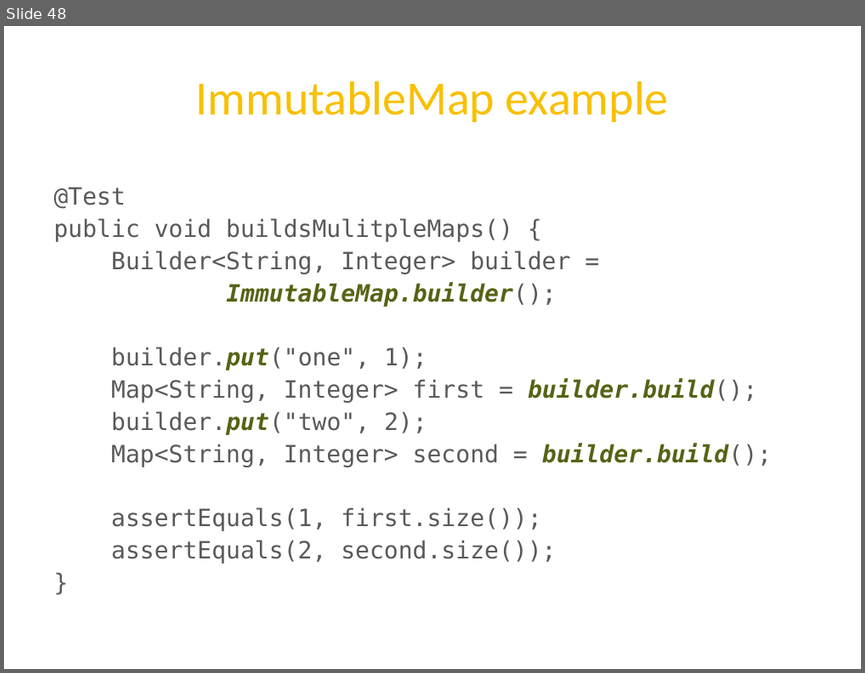
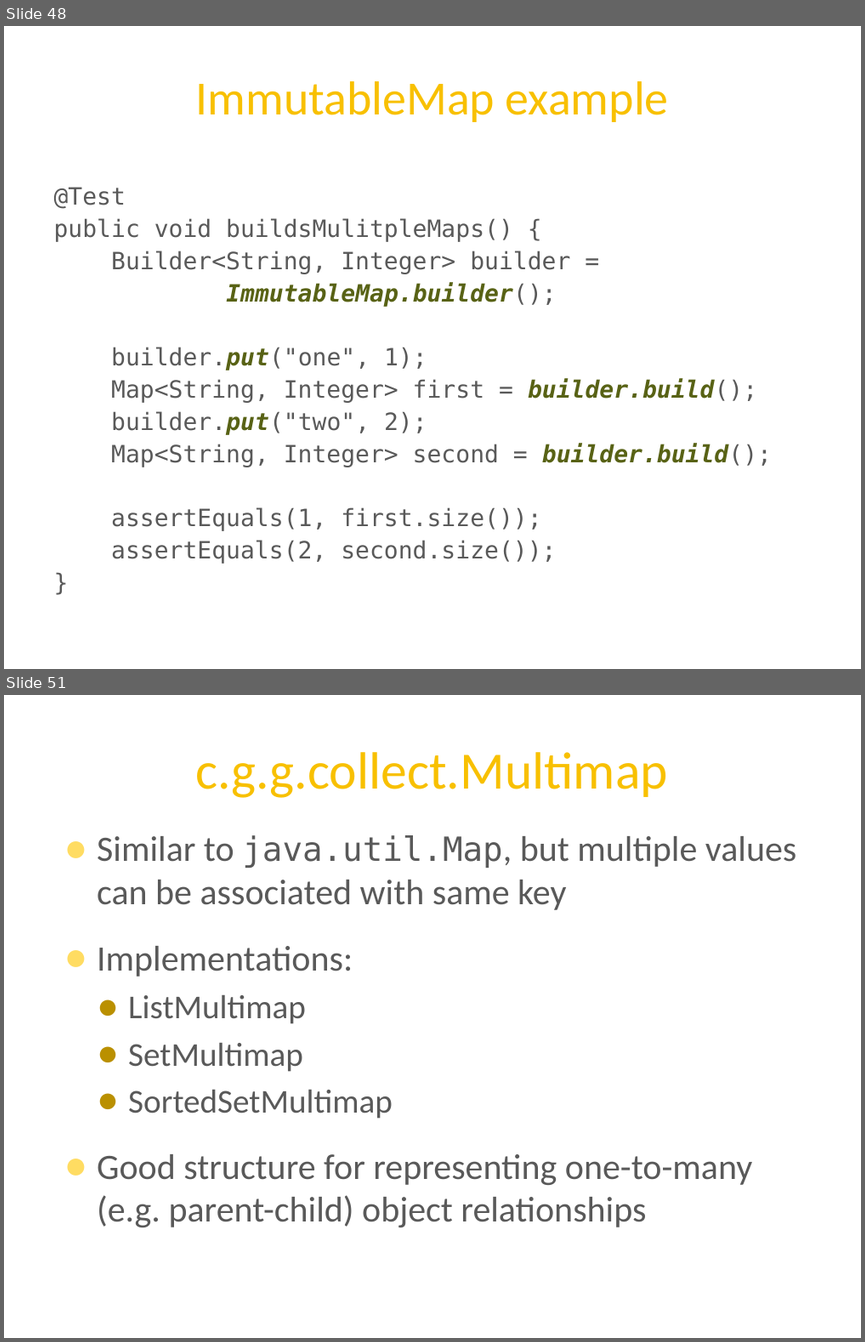
Before and after one commit to twoqubed/JavaMUG-Guava, a slide deck: JavaMUG - Guava.pptx. Shown one above the other, each under a label of ours: slide 48 before the commit, slides 48 and 51 after it; the slides between them are not shown. The pictures are 865x673 and 865x1342 pixels, drawn with LibreOffice and Linux fonts; fonts in the diff are those of the drawing; background and template pictures are left out. Boxes give left, top, right and bottom in pixels: in the first picture for what was removed or moved away, otherwise in the second. Text is boxed around its words. In the diff, an @@ line names an element or a change of style, - is before the commit and + after.

```diff
--- a/JavaMUG - Guava.pptx
+++ b/JavaMUG - Guava.pptx
@@ slide 51 added at [4, 695, 861, 1338], background picture (left out) @@
@@ title added at [196, 752, 668, 798], 44 pt, text #F8C000 @@
+c.g.g.collect.Multimap
@@ text added at [97, 835, 796, 1227], 30 pt, text #595959 @@
+● Similar to java.util.Map, but multiple values can be associated with same key
+● Implementations:
+  ● ListMultimap
+  ● SetMultimap
+  ● SortedSetMultimap
+● Good structure for representing one-to-many (e.g. parent-child) object relationships
```
Also in this commit, not shown: 1 slide changed, 2 other slides added, 3 other files.
